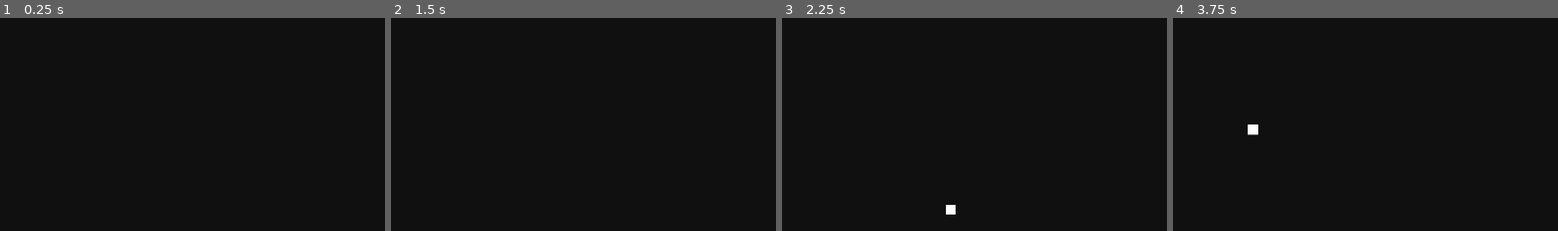
Above: before the commit, frames 1-4 (left to right).
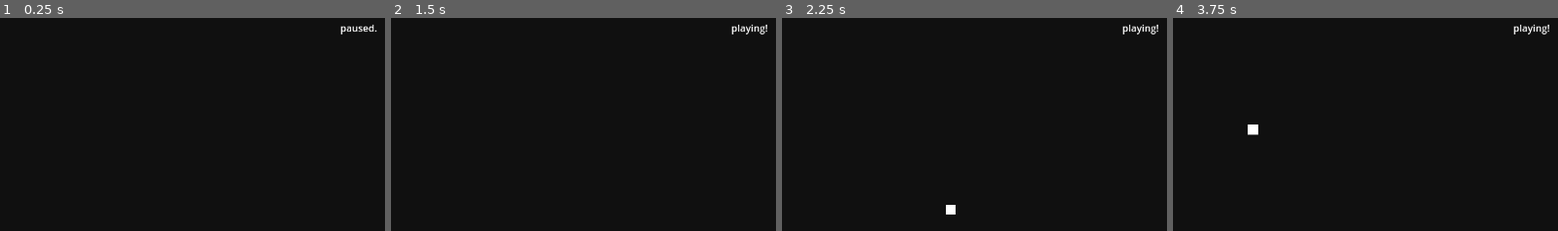
Above: after the commit, the same moments.

Repository: P3NG00/ConwaysGameOfLife_Godot
Game: Godot game, scene res://main.tscn
Two runs of this game, one before a commit and one after it. Both use one fixed random seed, a clock stepped at 60 frames per second and the inputs below.
Inputs (mouse positions are % of the whole screen's width and height, from its top left):
- Up to frame 1 (0.25 s): no input
- Up to frame 2 (1.5 s): click "play / pause" at 0.5 s; click "reset" at 1.25 s
- Up to frame 3 (2.25 s): move the mouse to (72, 44) at 2.02 s; hold Right mouse button (cgol_drag_view) from 2.03 s (still down); click (72, 44) at 2.17 s
- Up to frame 4 (3.75 s): release Right mouse button (cgol_drag_view) at 2.75 s; drag from (30, 55) to (45, 70) at 2.77 s; move the mouse to (60, 27) at 3.52 s; tap Mouse wheel up (cgol_zoom_in) at 3.6 s; click (60, 27) at 3.67 s
The pictures show only the part of the screen within x 50-100%, y 0-50%; the shares and areas given below are measured in that part.

The runs differ from the first frame. In frame 1, 0.2% of the frame differs, in the area x 88-98%, y 3-8%; in frame 2, 0.2%, in the area x 88-98%, y 2-8%; in frame 3, 0.2%; in frame 4, 0.2%.

Commit message:
added play/pause text

Diff:
--- a/main.gd
+++ b/main.gd
@@ -17,6 +17,7 @@
 
 # references
 @onready var timer: Timer = $Timer
+@onready var label_playing: Label = $UI/MarginContainer/LabelPlaying
 
 # cell variables
 static var current_state: bool = false
@@ -115,8 +116,16 @@
     cell_grid_draw_size = cell_grid_size * cell_size
     queue_redraw()
 
+func play() -> void:
+    timer.start()
+    label_playing.text = 'playing!'
+
+func pause() -> void:
+    timer.stop()
+    label_playing.text = 'paused.'
+
 func toggle_play_pause() -> void:
-    timer.start() if timer.is_stopped() else timer.stop()
+    play() if timer.is_stopped() else pause()
 
 
 # cell
@@ -138,6 +147,7 @@
     camera_offset = Vector2i.ZERO
     adjust_grid_size_to_viewport()
     create_cells()
+    pause()
 
 func _process(_delta: float) -> void:
     # play/pause
--- a/main.tscn
+++ b/main.tscn
@@ -21,10 +21,19 @@
 theme_override_constants/margin_right = 16
 theme_override_constants/margin_bottom = 16
 
-[node name="Label" type="Label" parent="UI/MarginContainer"]
+[node name="LabelInstructions" type="Label" parent="UI/MarginContainer"]
 layout_mode = 2
+size_flags_horizontal = 0
 size_flags_vertical = 0
 text = "click anywhere to toggle cells"
+
+[node name="LabelPlaying" type="Label" parent="UI/MarginContainer"]
+layout_mode = 2
+size_flags_horizontal = 8
+size_flags_vertical = 0
+text = "text"
+horizontal_alignment = 2
+vertical_alignment = 1
 
 [node name="HFlowContainer" type="HFlowContainer" parent="UI/MarginContainer"]
 layout_mode = 2
